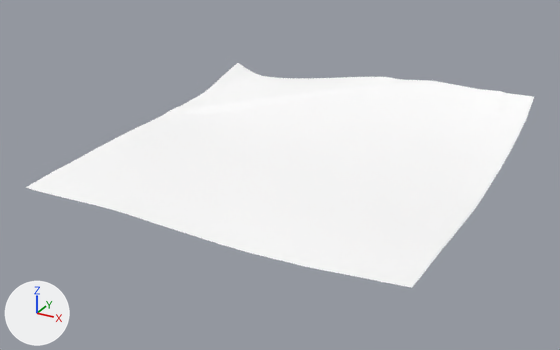
What one commit did to the glTF model games/yorimichi/assets/belmonte/meshes/SM_BM_BT_Terrain_5_3.glb.
Camera for both pictures: a 50 mm camera at (611.0, -146.0, 206.0) aimed at (377.0, 281.0, -8.0). The lights are fixed; the arrows at lower left show +X, +Y and +Z. The first picture is the older version.

The first picture shows 'SM_BM_BT_Terrain_5_3'.
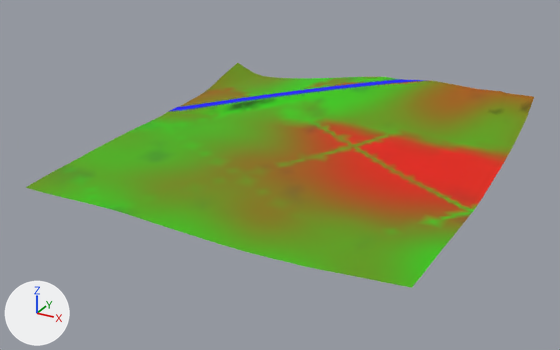
The change, as JSON lines over the scene's bpy script:
```json
{"block": "me_sm_bt_terrain_5_3", "where": "me_sm_bt_terrain_5_3.from_pydata(...)  # 2251 vertices, 4350 faces; spans x 256.0..512.0, y 168.0..424.0, z -1.0..30.0"}
{"block": "me_sm_bt_terrain_5_3", "where": "# used by ob_sm_bm_bt_terrain_5_3; location = (0.0, 0.0, 0.0)"}
{"block": "me_sm_bt_terrain_5_3", "change": "me_sm_bt_terrain_5_3 part 1: 1908 faces centred in x 256.0..511.0, y 170.0..423.0, z -1.0..29.0 are repainted in the vertex colours; the middle colour goes from white #ffffff to green #4faa00"}
{"block": "me_sm_bt_terrain_5_3", "change": "me_sm_bt_terrain_5_3 part 2: 1012 faces centred in x 256.0..510.0, y 189.0..423.0, z 0.0..30.0 are repainted in the vertex colours; the middle colour goes from white #ffffff to yellow #777d00"}
{"block": "me_sm_bt_terrain_5_3", "change": "me_sm_bt_terrain_5_3 part 3: 704 faces centred in x 256.0..426.0, y 321.0..423.0, z 7.0..29.0 are repainted in the vertex colours; the middle colour goes from white #ffffff to blue #0000ff"}
{"block": "me_sm_bt_terrain_5_3", "change": "me_sm_bt_terrain_5_3 part 4: 726 faces centred in x 262.0..510.0, y 242.0..423.0, z 0.0..29.0 are repainted in the vertex colours; the middle colour goes from white #ffffff to orange #bd4000"}
```

Where the change shows, as pixel boxes [x1, y1, x2, y2] in the pictures (560 x 350 px):
```json
{"part": 1, "of": "me_sm_bt_terrain_5_3", "change": "recoloured", "before": [25, 63, 525, 288], "after": [25, 63, 525, 288], "on screen": "white to green"}
{"part": 2, "of": "me_sm_bt_terrain_5_3", "change": "recoloured", "before": [158, 71, 531, 237], "after": [158, 71, 531, 237], "on screen": "white to yellow"}
{"part": 3, "of": "me_sm_bt_terrain_5_3", "change": "recoloured", "before": [170, 79, 424, 111], "after": [170, 79, 424, 111]}
{"part": 4, "of": "me_sm_bt_terrain_5_3", "change": "recoloured", "before": [210, 82, 534, 222], "after": [210, 82, 534, 222], "on screen": "darker"}
```
